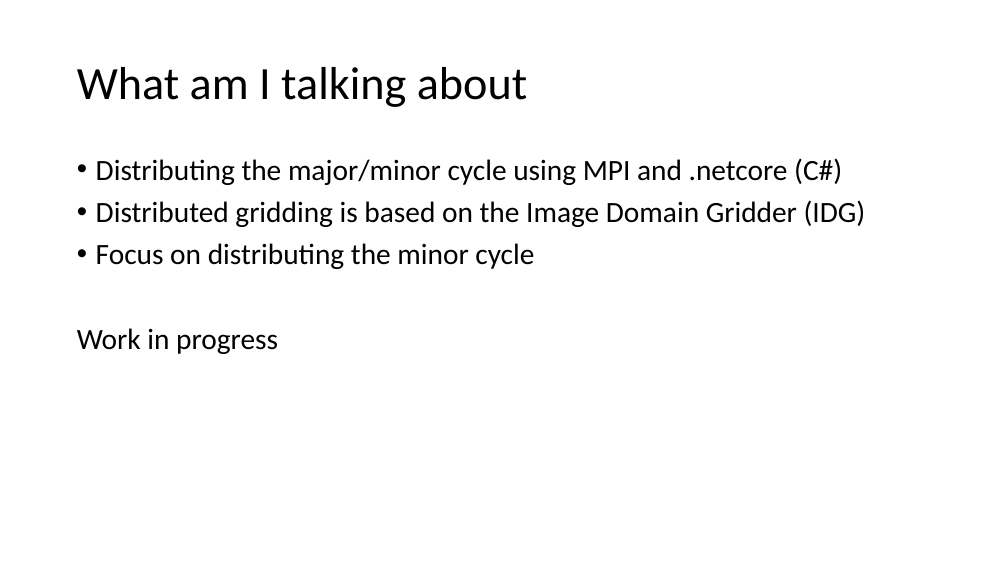
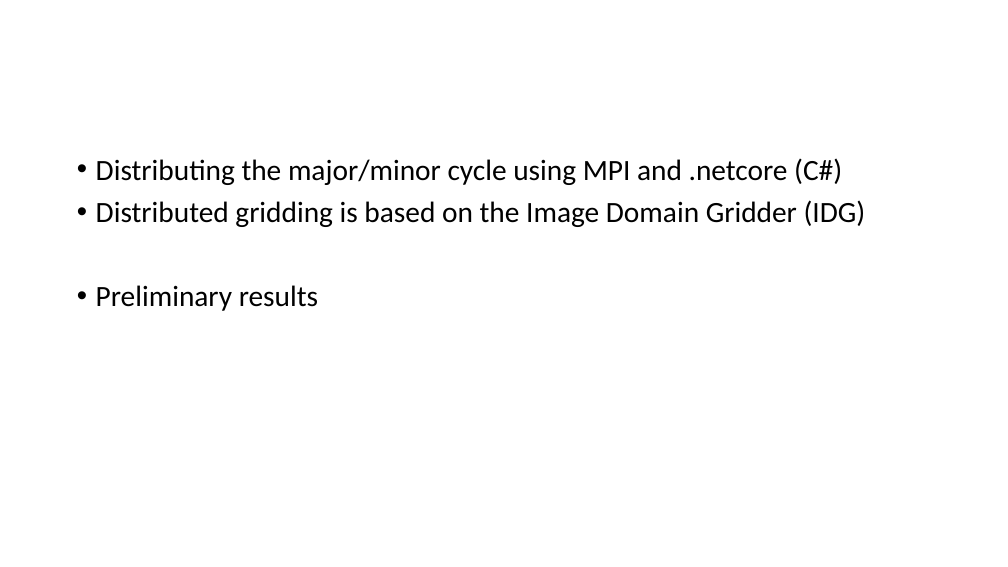
Before and after one commit to lord-blueberry/p9-doc, a slide deck: slide 3 of SKA-Days/Towards Distributed Image Reconstruction.pptx. Drawn at 1008x567 pixels with LibreOffice and Linux fonts; fonts in the diff are those of the drawing. Boxes give left, top, right and bottom in pixels: in the first picture for what was removed or moved away, otherwise in the second. Text is boxed around its words. In the diff, an @@ line names an element or a change of style, - is before the commit and + after.

```diff
--- a/SKA-Days/Towards Distributed Image Reconstruction.pptx
+++ b/SKA-Days/Towards Distributed Image Reconstruction.pptx
@@ title removed at (x1=77, y1=67, x2=527, y2=107) @@
-What am I talking about
@@ text at (x1=96, y1=285, x2=318, y2=311): text changed @@
-• Focus on distributing the minor cycle
-Work in progress
+• Preliminary results
```
Also in this commit, not shown: 7 other slides changed, 9 slides added, 1 slide removed, 7 other files.
